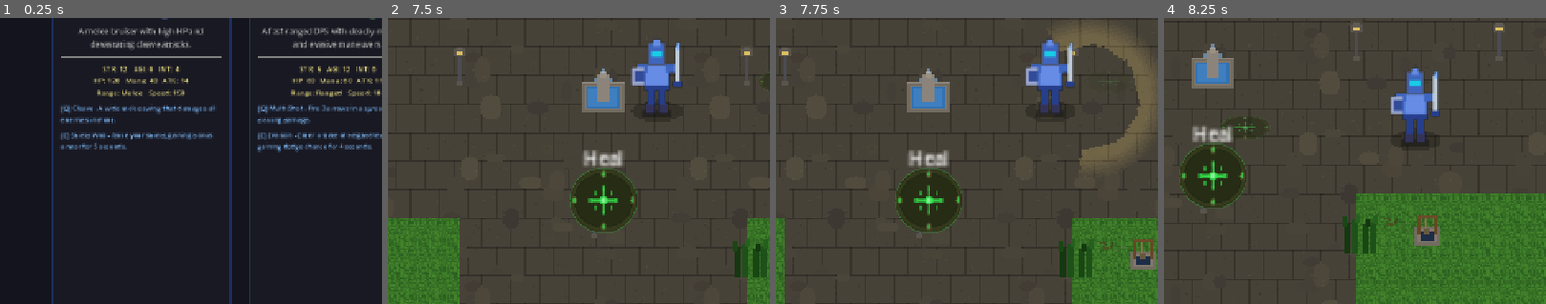
Above: before the commit, frames 1-4 (left to right).
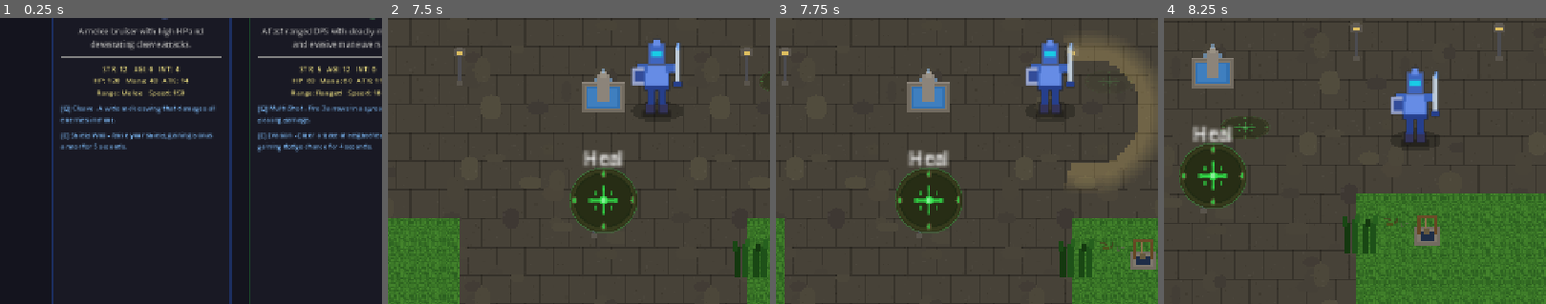
Above: after the commit, the same moments.

Repository: slxny/legends-open-rpg
Game: Godot game, scene res://scenes/main.tscn
Same seed, same stepped clock (60 frames per second), same inputs: the game is played once before the commit and once after it.
Inputs (mouse positions are % of the whole screen's width and height, from its top left):
- Up to frame 1 (0.25 s): no input
- Up to frame 2 (7.5 s): click "SELECT" at 0.5 s; click "Q Cleave" at 1.25 s; click "E Shield Wall" at 2 s; click "1 Potion" at 2.75 s; click "2 Potion" at 3.5 s; click "3 Potion" at 4.25 s; click "I Items" at 5 s; click "F5 Save" at 5.75 s; click "F9 Load" at 6.5 s; move the mouse to (72, 45) at 7.27 s; hold D (move_right) from 7.28 s (still down); hold Q (ability_1) from 7.28 s (still down); click (72, 45) at 7.42 s
- Up to frame 3 (7.75 s): keep holding D (move_right); keep holding Q (ability_1)
- Up to frame 4 (8.25 s): move the mouse to (30, 55) at 8.02 s; release D (move_right) at 8.03 s; release Q (ability_1) at 8.03 s; hold S (move_down) from 8.03 s (still down); tap E (ability_2) at 8.1 s; click (30, 55) at 8.17 s
The pictures show only the part of the screen within x 19-69%, y 34-84%; the shares and areas given below are measured in that part.

Frames 1-2 are identical in both runs. In frame 3, 3.2% of the frame differs, in the area x 72-98%, y 2-58%; in frame 4, nothing differs.

Commit message:
Use arrow key direction for abilities (Q/E), not just mouse
Abilities now check for held arrow/WASD keys at cast time to
determine aim direction, falling back to mouse position if no
keys are held. The sprite also flips to face the aim direction.

This means arrow+Q fires Cleave/Multi-Shot in the keyboard
direction instead of always toward the mouse cursor.

https://claude.ai/code/session_016QwPhLC7L2NQ1oaxRF3NGy

Diff:
--- a/scenes/player/player.gd
+++ b/scenes/player/player.gd
@@ -253,16 +253,36 @@
 		return results[0]["collider"]
 	return null
 
+func _get_aim_direction() -> Vector2:
+	# Prefer held arrow/WASD keys, fall back to mouse direction
+	var input_raw = Vector2(
+		Input.get_axis("move_left", "move_right"),
+		Input.get_axis("move_up", "move_down")
+	)
+	if input_raw.length() > 0.25:
+		return input_raw.normalized()
+	return (_get_world_mouse_pos() - global_position).normalized()
+
 func _use_ability(ability_key: String) -> void:
 	var ability_data = ability_mgr.use_ability(ability_key, self)
 	if ability_data.is_empty():
 		return
+
+	# Capture aim direction NOW (before the delay), so held keys at cast time matter
+	var aim_dir = _get_aim_direction()
+
+	# Face the aim direction
+	if aim_dir.x < -0.1:
+		sprite.flip_h = true
+	elif aim_dir.x > 0.1:
+		sprite.flip_h = false
+
 	# SC:BW trigger delay feel
 	await get_tree().create_timer(0.3).timeout
 	if ability_data.has("damage_multiplier") and ability_data.has("radius"):
-		_execute_aoe_ability(ability_data)
+		_execute_aoe_ability(ability_data, aim_dir)
 	elif ability_data.has("projectile_count"):
-		_execute_projectile_ability(ability_data)
+		_execute_projectile_ability(ability_data, aim_dir)
 	elif ability_data.has("armor_bonus"):
 		ability_mgr.apply_buff("armor", ability_data["armor_bonus"], ability_data["duration"])
 		_spawn_buff_vfx(Color(0.4, 0.6, 1.0, 0.4), ability_data["duration"])
@@ -272,12 +292,11 @@
 		_spawn_buff_vfx(Color(0.2, 1.0, 0.4, 0.3), ability_data["duration"])
 		GameManager.game_message.emit("Evasion! +%d%% Dodge" % int(ability_data["dodge_bonus"] * 100), Color(0.3, 1.0, 0.5))
 
-func _execute_aoe_ability(ability_data: Dictionary) -> void:
-	var mouse_dir = (_get_world_mouse_pos() - global_position).normalized()
+func _execute_aoe_ability(ability_data: Dictionary, aim_dir: Vector2) -> void:
 	var radius = ability_data.get("radius", 80.0)
 	var arc = deg_to_rad(ability_data.get("arc_degrees", 120.0))
 
-	_spawn_slash_vfx(mouse_dir, radius, 1.5)
+	_spawn_slash_vfx(aim_dir, radius, 1.5)
 
 	var enemies = get_tree().get_nodes_in_group("enemies")
 	for enemy in enemies:
@@ -286,15 +305,15 @@
 		var to_enemy = enemy.global_position - global_position
 		if to_enemy.length() > radius:
 			continue
-		var angle_diff = abs(mouse_dir.angle_to(to_enemy.normalized()))
+		var angle_diff = abs(aim_dir.angle_to(to_enemy.normalized()))
 		if angle_diff > arc / 2.0:
 			continue
 		var result = CombatManager.calculate_damage(stats.get_stats_dict(), enemy.get_stats_dict(), ability_data["damage_multiplier"])
 		enemy.take_damage(result["damage"], result["is_crit"])
 	_do_screen_shake(4.0)
 
-func _execute_projectile_ability(ability_data: Dictionary) -> void:
-	var base_dir = (_get_world_mouse_pos() - global_position).normalized()
+func _execute_projectile_ability(ability_data: Dictionary, aim_dir: Vector2) -> void:
+	var base_dir = aim_dir
 	var count = ability_data.get("projectile_count", 3)
 	var spread = deg_to_rad(ability_data.get("spread_degrees", 30.0))
 	var speed = ability_data.get("projectile_speed", 400.0)
